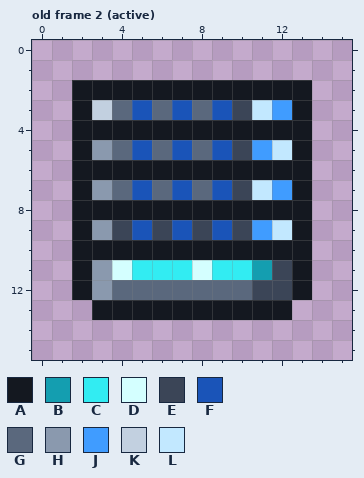
Two versions of one pixel-art file, Public/textures/source/air_cooled_compute_rack_front.aseprite. That is the earlier state.
16x16 pixels, 2 frames. Shown: old frame 2 (active). The commit also changed other frames, which this record leaves out.
Visible layers, top first: "blade_slots_and_leds", "rack_bezel".
Palette (. is transparent): A #141820  B #149eb0  C #32ecf2  D #d4ffff  E #3b4557  F #1a54b8  G #5a687d  H #8a99ae  J #409cff  K #c2d0e0  L #c2e8ff
Pixels before, old frame 2 (active), first column x 2:
 2 AAAAAAAAAAAA
 3 AKGFGFGFELJA
 4 AAAAAAAAAAAA
 5 AHGFGFGFEJLA
 6 AAAAAAAAAAAA
 7 AHGFGFGFELJA
 8 AAAAAAAAAAAA
 9 AHEFEFEFEJLA
10 AAAAAAAAAAAA
11 AHDCCCDCCBEA
12 AHGGGGGGGEEA
13 .AAAAAAAAAA.
New version:
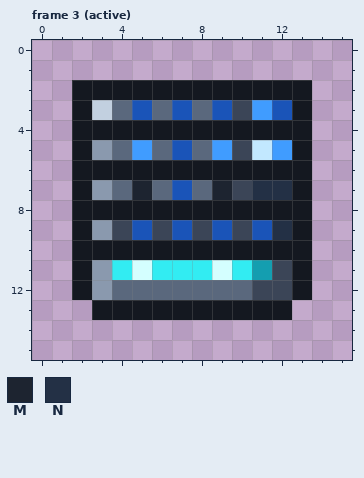
Colours new in this view: M #1d2430  N #233045
A new or re-ordered frame is compared with the old frame closest to it.
The edit:
{"change": "frames 2 -> 5"}
{"where": "frame 3 (active) is new; against old frame 2 (active), layer \"blade_slots_and_leds\""}
{"frame":3,"y":3,"x":11,"old":"LJ","new":"JF"}
{"frame":3,"y":5,"x":5,"old":"F","new":"J"}
{"frame":3,"y":5,"x":9,"old":"F","new":"J"}
{"frame":3,"y":5,"x":11,"old":"JL","new":"LJ"}
{"frame":3,"y":7,"x":5,"old":"F","new":"M"}
{"frame":3,"y":7,"x":9,"old":"F","new":"M"}
{"frame":3,"y":7,"x":11,"old":"LJ","new":"NN"}
{"frame":3,"y":9,"x":11,"old":"JL","new":"FN"}
{"frame":3,"y":11,"x":4,"old":"DC","new":"CD"}
{"frame":3,"y":11,"x":8,"old":"DC","new":"CD"}
{"label":"changed","picture_box":[112,100,292,280]}
